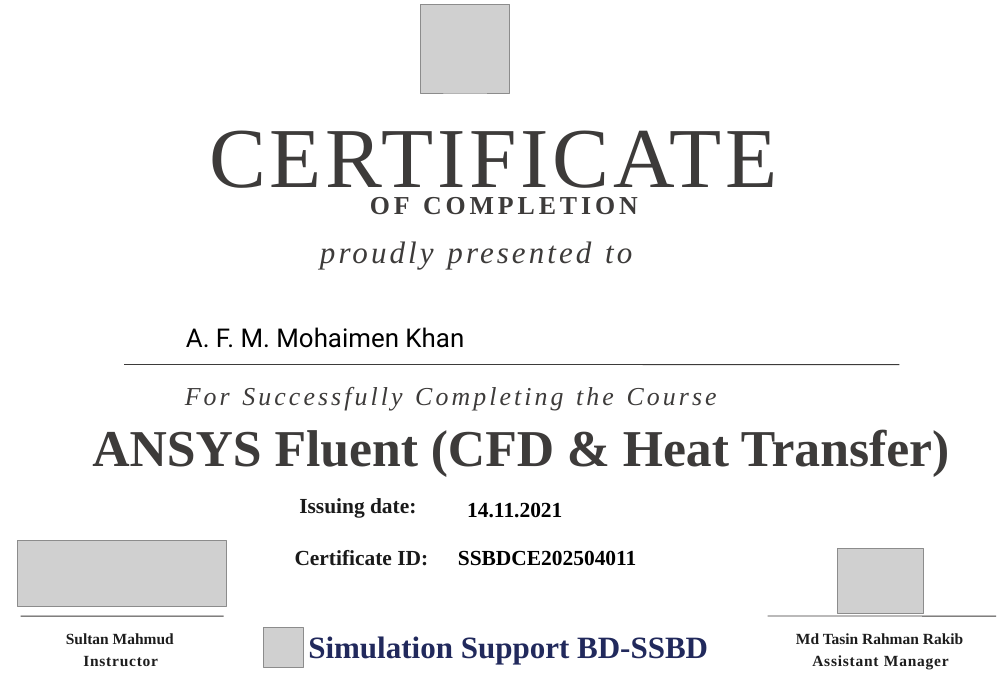
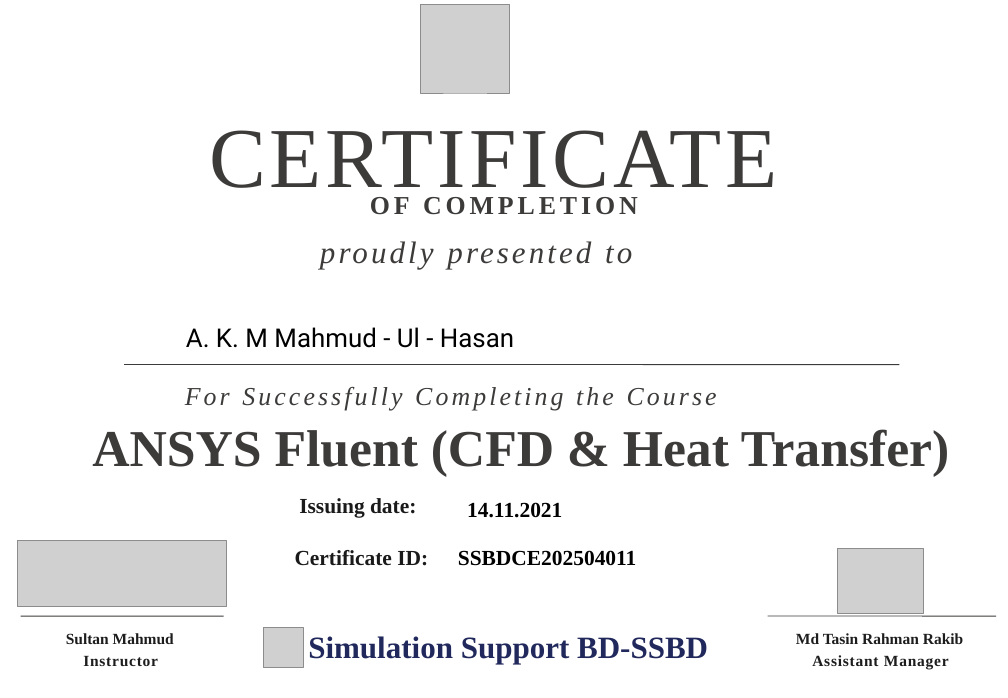
Before and after one commit to T-dot-prog/ssbd_website, a slide deck: slide 1 of sample.pptx. Drawn at 1008x698 pixels with LibreOffice and Linux fonts; fonts in the diff are those of the drawing; grey boxes stand for pictures; background and template pictures are left out. Boxes give left, top, right and bottom in pixels: in the first picture for what was removed or moved away, otherwise in the second. Text is boxed around its words. In the diff, an @@ line names an element or a change of style, - is before the commit and + after.

```diff
--- a/sample.pptx
+++ b/sample.pptx
@@ text at bbox=[186, 327, 514, 348]: text changed @@
-A. F. M. Mohaimen Khan
+A. K. M Mahmud - Ul - Hasan
```
Also in this commit, not shown: 6 other files.
